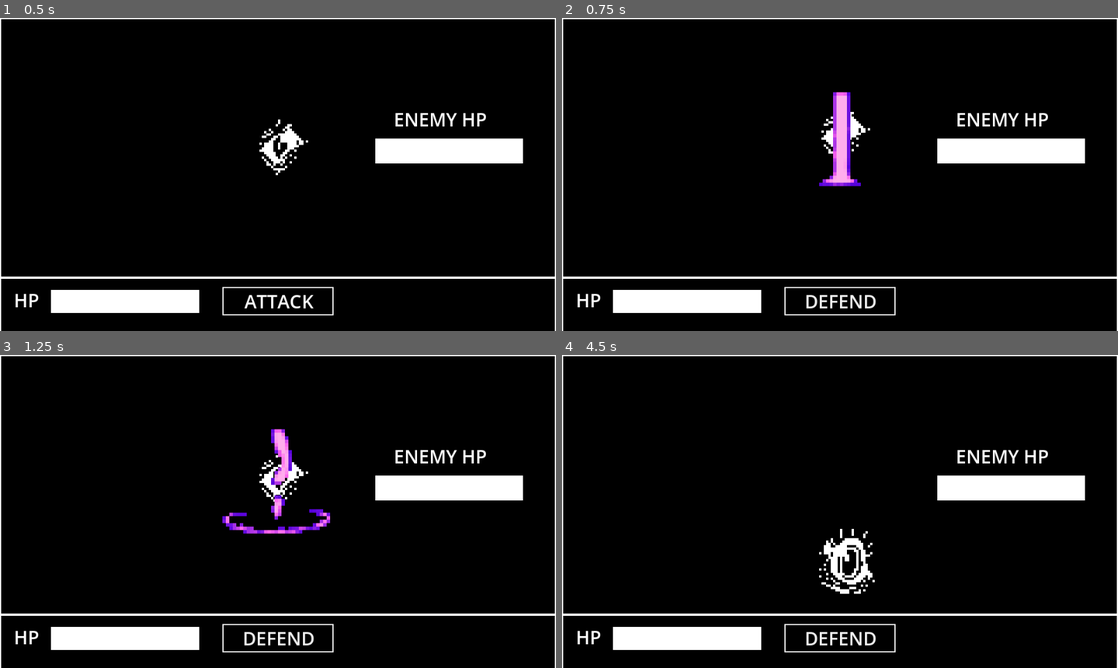
Above: before the commit, frames 1-4 (two rows, left to right).
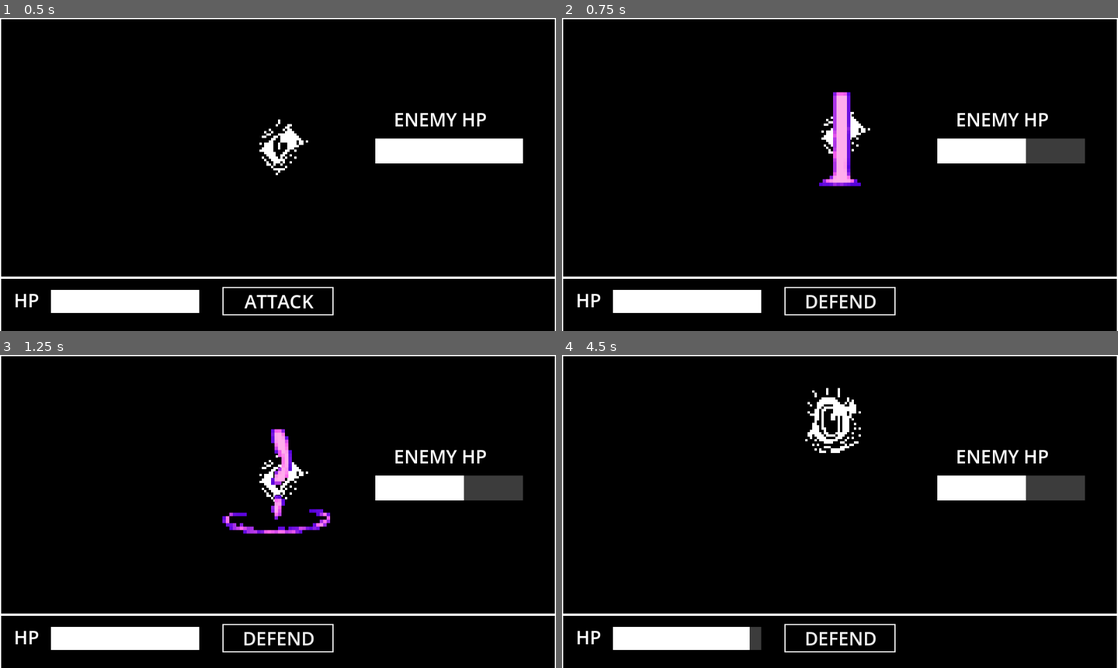
Above: after the commit, the same moments.

Repository: tjpalmer/darkvision
Game: Godot game, scene res://battle-engine/battle-engine.tscn
Two runs of this game, one before a commit and one after it. Both use one fixed random seed, a clock stepped at 60 frames per second and the inputs below. This scene is started directly instead of the project's main scene.
Inputs:
- Up to frame 1 (0.5 s): no input
- Up to frame 2 (0.75 s): click "ATTACK" at 0.5 s
- Up to frame 3 (1.25 s): no input
- Up to frame 4 (4.5 s): click "DEFEND" at 1.25 s; hold W (move_forward) 2.03-2.78 s; hold W (move_forward) from 3.53 s (still down)

Frame 1 is identical in both runs. In frame 2, 0.9% of the frame differs, in the area x 83-95%, y 38-47%; in frame 3, 0.9%; in frame 4, 2.8%, in the area x 33-95%, y 10-95%.

Commit message:
full combat round

Diff:
--- a/battle-engine/battle-engine.tscn
+++ b/battle-engine/battle-engine.tscn
@@ -115,13 +115,10 @@
 }, {
 "duration": 1.0,
 "texture": ExtResource("5_7xprn")
-}, {
-"duration": 1.0,
-"texture": ExtResource("5_7xprn")
 }],
 "loop": false,
 "name": &"defend",
-"speed": 1.0
+"speed": 9.0
 }]
 
 [node name="BattleEngine" type="Node2D" unique_id=1649322611]
@@ -199,3 +196,4 @@
 
 [connection signal="damage_player" from="Enemy" to="." method="_on_enemy_damage_player"]
 [connection signal="animation_finished" from="PlayerAttackSprite" to="PlayerAttackSprite" method="_on_animation_finished"]
+[connection signal="damage_enemy" from="PlayerAttackSprite" to="." method="_on_player_attack_sprite_damage_enemy"]
--- a/battle-engine/battle_engine.gd
+++ b/battle-engine/battle_engine.gd
@@ -4,21 +4,23 @@
 @onready var enemy: Node2D = $Enemy
 @onready var enemy_healthbar: Control = $EnemyHealthBar
 @onready var player_healthbar: Control = $PlayerHealthBar
+@onready var player_sprite: AnimatedSprite2D = $PlayerAttackSprite
 
 var has_init: bool = false
+var victory: bool = false;
 
 # Called when the node enters the scene tree for the first time.
 func _ready() -> void:
 	pass
 
 func _init_battle():
-	print("enemy health set to " + str(enemy.health))
+	#print("enemy health set to " + str(enemy.health))
 	enemy_healthbar.set_max_health(enemy.health)
 	enemy_healthbar.set_health(enemy.health)
-	print("player health set to " + str(PlayerStats.health))
+	#print("player health set to " + str(PlayerStats.health))
 	player_healthbar.set_max_health(PlayerStats.health)
 	player_healthbar.set_health(PlayerStats.health)
-	pass
+
 
 # Called every frame. 'delta' is the elapsed time since the previous frame.
 func _process(_delta: float) -> void:
@@ -30,4 +32,16 @@
 
 
 func _on_enemy_damage_player(amount: int) -> void:
-	player_healthbar.damage(amount)
+	var is_player_blocking: bool = player_sprite.is_playing() and player_sprite.animation == "defend"
+	print("is blocking? " + str(is_player_blocking))
+
+	if !is_player_blocking:
+		player_healthbar.damage(amount)
+
+
+func _on_player_attack_sprite_damage_enemy() -> void:
+	print("DAMAGE ENEMY")
+	enemy_healthbar.damage(PlayerStats.attack_damage)
+	if enemy_healthbar.current_health <= 0:
+		print("ENEMY DEDD")
+		enemy.die()
--- a/battle-engine/enemy.gd
+++ b/battle-engine/enemy.gd
@@ -4,6 +4,7 @@
 enum State {
 	INITIAL,
 	IDLE,
+	WIND_UP,
 	ATTACK,
 	DEAD
 }
@@ -11,12 +12,13 @@
 var state: State = State.INITIAL
 var attack_amplitude:float = 32.0
 var attack_speed: float = 7.0
-var time_between_decisions: float = 4.0 # in seconds
+var time_between_decisions: float = 3.0 # in seconds
 
 signal damage_player(amount: int)
 
 var attack_damage: float = 8.0
 var health: float = 10.0
+var is_dead: bool = false
 
 @onready var sprite: AnimatedSprite2D = $AnimatedSprite2D
 @onready var battle_decision_timer: Timer = $BattleDecisionTimer
@@ -25,14 +27,27 @@
 	battle_decision_timer.wait_time = time_between_decisions
 	_enter_state(State.IDLE)
 
+func die():
+	is_dead = true
+	sprite.set_speed(0)
+	sprite.set_amplitude(0)
+	battle_decision_timer.stop()
+	_enter_state(State.DEAD)
+
 func _physics_process(delta: float) -> void:
+	if is_dead and state != State.DEAD:
+		print("DENY ENTER STATE BECAUSE DEAD")
+		return
+
 	match state:
 		State.IDLE:
 			_update_idle(delta)
+		State.WIND_UP:
+			_update_wind_up(delta)
 		State.ATTACK:
 			_update_attack(delta)
 		State.DEAD:
-			_update_dead(delta)  # usually no-op
+			_update_dead(delta)
 
 
 # --- Public helpers you can call from other scripts / signals ---
@@ -60,11 +75,16 @@
 			#print("ENEMY GOING IDLE")
 			battle_decision_timer.start()
 			sprite.play("idle")
+		State.WIND_UP:
+			sprite.set_amplitude(0)
+			sprite.set_speed(0)
+			sprite.play("wind_up")
 		State.ATTACK:
 			sprite.set_amplitude(attack_amplitude)
 			sprite.set_speed(attack_speed)
 			#print("ENEMY GOING ATTACK")
 			sprite.play("attack")
+			damage_player.emit(attack_damage)
 		State.DEAD:
 			#print("ENEMY GOING DEAD")
 			sprite.play("dead")
@@ -76,28 +96,44 @@
 	pass
 
 
+func _update_wind_up(_delta: float) -> void:
+	if not sprite.is_playing():
+		_enter_state(State.ATTACK)
+
 func _update_attack(_delta: float) -> void:
 	# If attack is a one-shot animation, when it finishes return to idle.
 	# Make sure the AnimatedSprite2D's "attack" animation is non-looping.
 	if not sprite.is_playing():
-		damage_player.emit(attack_damage)
-		#print("DAMAGE TO PLAYER")
 		sprite.reset_amplitude()
 		sprite.reset_speed()
 		_enter_state(State.IDLE)
 
 
 func _update_dead(_delta: float) -> void:
+	# Play dead animation
 	if not sprite.is_playing():
-		#print("ENEMY REMOVING AFTER 2 SECONDS")
-		# wait 2 seconds after dead animation plays, then remove enemy
-		await get_tree().create_timer(2.0).timeout; queue_free()
-	pass
+		sprite.play("dead")  # your dead anim
+
+	# Create tween
+	var tween = create_tween()
+
+	# Parallel: fade + rotate over 2 seconds
+	tween.parallel().tween_property(sprite, "modulate:a", 0.0, 2.0)  # fade out
+	tween.parallel().tween_property(sprite, "rotation", rotation + deg_to_rad(720), 2.0)  # 2 full spins (720°)
+
+	# Optional: easing for polish
+	tween.set_trans(Tween.TRANS_SINE)
+	tween.set_ease(Tween.EASE_IN_OUT)
+
+	# Free when done
+	tween.tween_callback(queue_free)
+
+
 
 
 func _on_battle_decision_timer_timeout() -> void:
 	#print("ENEMY MAKING DECISION")
-	_enter_state(State.ATTACK)
+	_enter_state(State.WIND_UP)
 
 
 
--- a/battle-engine/enemy.tscn
+++ b/battle-engine/enemy.tscn
@@ -27,23 +27,15 @@
 
 [sub_resource type="AtlasTexture" id="AtlasTexture_d01aa"]
 atlas = ExtResource("1_4132j")
-region = Rect2(32, 0, 32, 32)
+region = Rect2(0, 32, 32, 32)
+
+[sub_resource type="AtlasTexture" id="AtlasTexture_xnhwg"]
+atlas = ExtResource("1_4132j")
+region = Rect2(32, 32, 32, 32)
 
 [sub_resource type="SpriteFrames" id="SpriteFrames_xnhwg"]
 animations = [{
 "frames": [{
-"duration": 1.0,
-"texture": SubResource("AtlasTexture_q8b3y")
-}, {
-"duration": 1.0,
-"texture": SubResource("AtlasTexture_ibvch")
-}, {
-"duration": 1.0,
-"texture": SubResource("AtlasTexture_klcwe")
-}, {
-"duration": 1.0,
-"texture": SubResource("AtlasTexture_h4kyv")
-}, {
 "duration": 1.0,
 "texture": SubResource("AtlasTexture_q8b3y")
 }, {
@@ -65,25 +57,25 @@
 "texture": SubResource("AtlasTexture_ivrk3")
 }, {
 "duration": 1.0,
-"texture": SubResource("AtlasTexture_d01aa")
+"texture": SubResource("AtlasTexture_ivrk3")
 }, {
 "duration": 1.0,
 "texture": SubResource("AtlasTexture_ivrk3")
 }, {
 "duration": 1.0,
-"texture": SubResource("AtlasTexture_d01aa")
+"texture": SubResource("AtlasTexture_ivrk3")
 }, {
 "duration": 1.0,
 "texture": SubResource("AtlasTexture_ivrk3")
 }, {
 "duration": 1.0,
-"texture": SubResource("AtlasTexture_d01aa")
+"texture": SubResource("AtlasTexture_ivrk3")
 }, {
 "duration": 1.0,
 "texture": SubResource("AtlasTexture_ivrk3")
 }, {
 "duration": 1.0,
-"texture": SubResource("AtlasTexture_d01aa")
+"texture": SubResource("AtlasTexture_ivrk3")
 }],
 "loop": false,
 "name": &"dead",
@@ -96,6 +88,23 @@
 "loop": false,
 "name": &"idle",
 "speed": 5.0
+}, {
+"frames": [{
+"duration": 1.0,
+"texture": SubResource("AtlasTexture_d01aa")
+}, {
+"duration": 1.0,
+"texture": SubResource("AtlasTexture_xnhwg")
+}, {
+"duration": 1.0,
+"texture": SubResource("AtlasTexture_d01aa")
+}, {
+"duration": 1.0,
+"texture": SubResource("AtlasTexture_xnhwg")
+}],
+"loop": false,
+"name": &"wind_up",
+"speed": 5.0
 }]
 
 [node name="Enemy" type="Node2D" unique_id=179599551]
@@ -103,7 +112,7 @@
 
 [node name="AnimatedSprite2D" type="AnimatedSprite2D" parent="." unique_id=1490329940]
 sprite_frames = SubResource("SpriteFrames_xnhwg")
-animation = &"idle"
+animation = &"wind_up"
 script = ExtResource("4_ibvch")
 
 [node name="BattleDecisionTimer" type="Timer" parent="." unique_id=1840637788]
--- a/battle-engine/player_attack_sprite.gd
+++ b/battle-engine/player_attack_sprite.gd
@@ -4,6 +4,8 @@
 var _elapsed := 0.0
 var _start_scale := Vector2.ONE
 var _starting_position: Vector2 = position
+
+signal damage_enemy
 
 
 func _ready():
@@ -25,6 +27,9 @@
 
 	reset_all()
 	play(animation_name)
+
+	if animation == "attack":
+		damage_enemy.emit()
 
 	if animation_name == "defend":
 		position.y += 128 # hacky positiong defend anim closer to player / bottom of view
--- a/globals/player-stats.gd
+++ b/globals/player-stats.gd
@@ -8,7 +8,7 @@
 var level: int = 1
 var experience: int = 0
 var mask_pieces: int = 0
-var attack_damage: float = 6.0
+var attack_damage: float = 4.0
 
 # Convenience helpers
 func heal(amount: int):
--- a/scenes/healthbar/healthbar.gd
+++ b/scenes/healthbar/healthbar.gd
@@ -32,4 +32,4 @@
 	var ratio: float = float(current_health) / float(max_health)
 	var full_width: float = size.x  # Use size.x — the correct property!
 	fill.size.x = full_width * ratio
-	print("ratio: " + str(ratio) + ", full_width: " + str(full_width) + ", fill.size.x: " + str(fill.size.x))
+	#print("ratio: " + str(ratio) + ", full_width: " + str(full_width) + ", fill.size.x: " + str(fill.size.x))
--- a/utils/float_effect.gd
+++ b/utils/float_effect.gd
@@ -23,6 +23,7 @@
 func set_speed(value: float):
 	speed = value
 
+
 func reset_amplitude():
 	amplitude = _initial_amplitude
 
